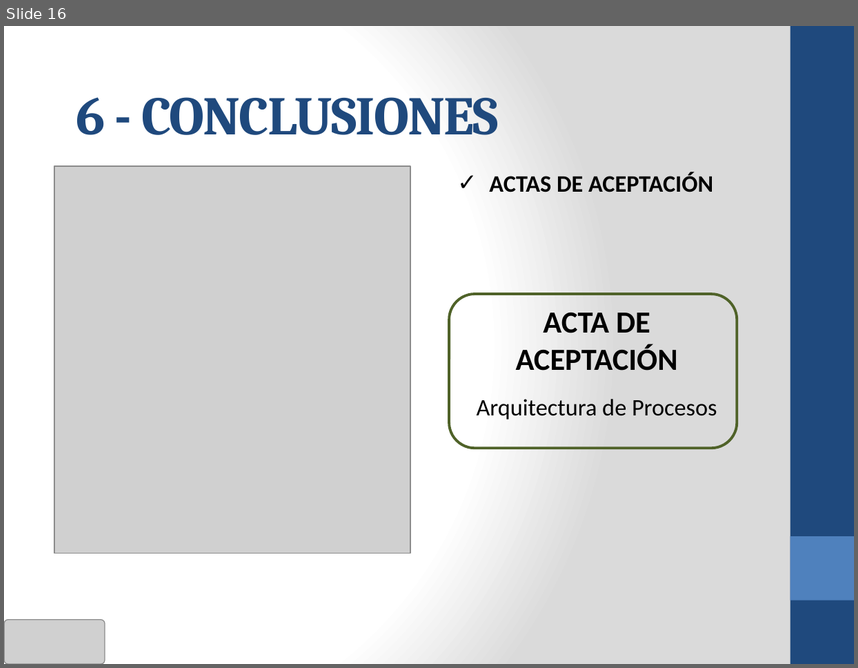
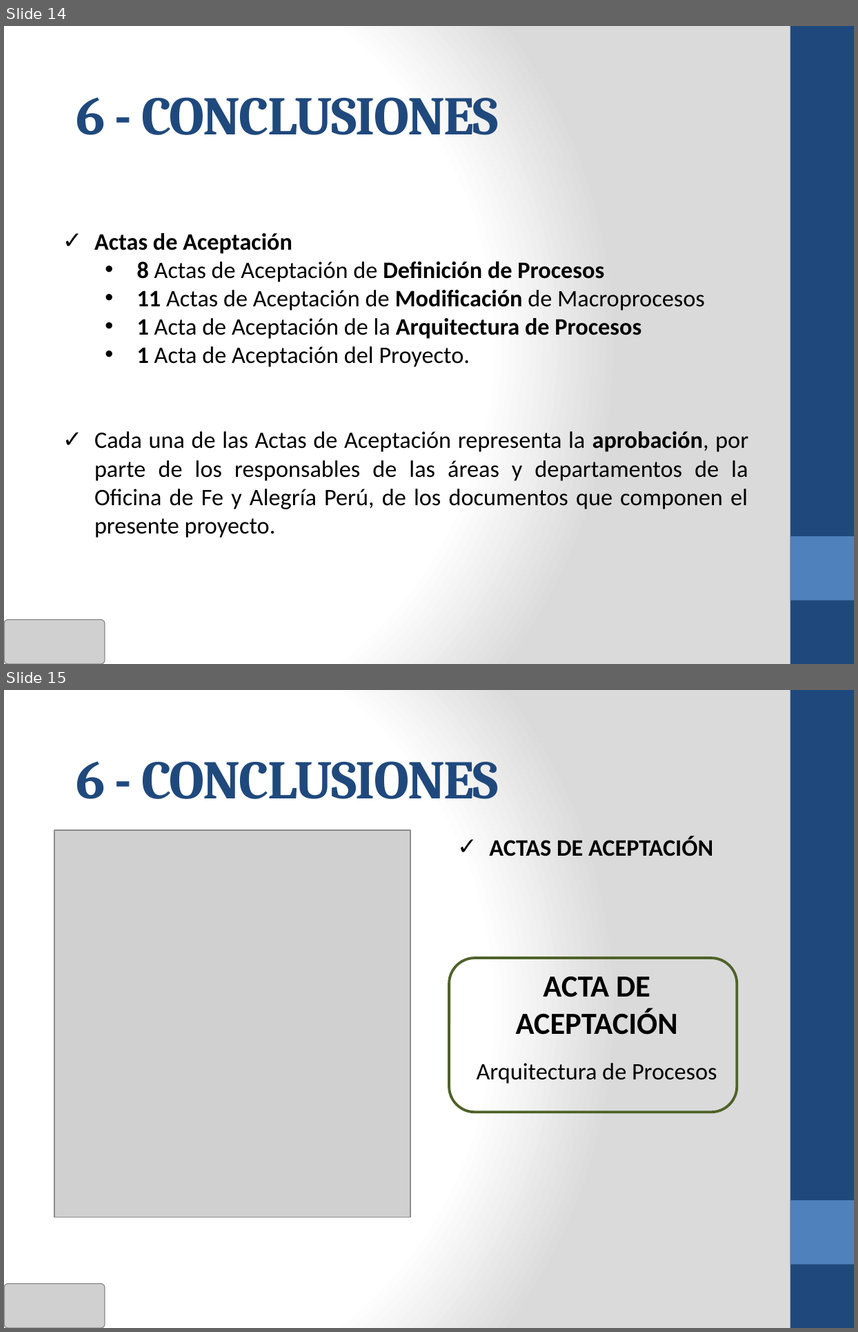
Before and after one commit to cms/proyecto-fya, a slide deck: Presentacion Final Ciclo 2011-02/ANOCFAP-[Presentación Final v3.0].pptx. Shown one above the other, each under a label of ours: slide 16 before the commit, slides 14 and 15 after it. The pictures are 858x668 and 858x1332 pixels, drawn with LibreOffice and Linux fonts; fonts in the diff are those of the drawing; grey boxes stand for pictures. Boxes give left, top, right and bottom in pixels: in the first picture for what was removed or moved away, otherwise in the second. Text is boxed around its words. In the diff, an @@ line names an element or a change of style, - is before the commit and + after.

```diff
--- a/Presentacion Final Ciclo 2011-02/ANOCFAP-[Presentación Final v3.0].pptx
+++ b/Presentacion Final Ciclo 2011-02/ANOCFAP-[Presentación Final v3.0].pptx
@@ slide 14 added at [4, 26, 854, 664], background gradient #FFFFFF to #DADADA; not listed: 2 template elements that a slide beside it also shows @@
@@ title added at [76, 97, 499, 135], 46 pt, text #1F497D, bold @@
+6 - CONCLUSIONES
@@ text added at [94, 233, 749, 537], 20 pt, text #000000 @@
+✓ Actas de Aceptación
+  • 8 Actas de Aceptación de Definición de Procesos
+  • 11 Actas de Aceptación de Modificación de Macroprocesos
+  • 1 Acta de Aceptación de la Arquitectura de Procesos
+  • 1 Acta de Aceptación del Proyecto.
+✓ Cada una de las Actas de Aceptación representa la aprobación, por parte de los responsables de las áreas y departamentos de la Oficina de Fe y Alegría Perú, de los documentos que componen el presente proyecto.
@@ picture added at [4, 619, 104, 664] @@
@@ what was slide 16 is now slide 15 @@
```
Also in this commit, not shown: 2 slides changed, 2 other slides added, 6 slides removed.
